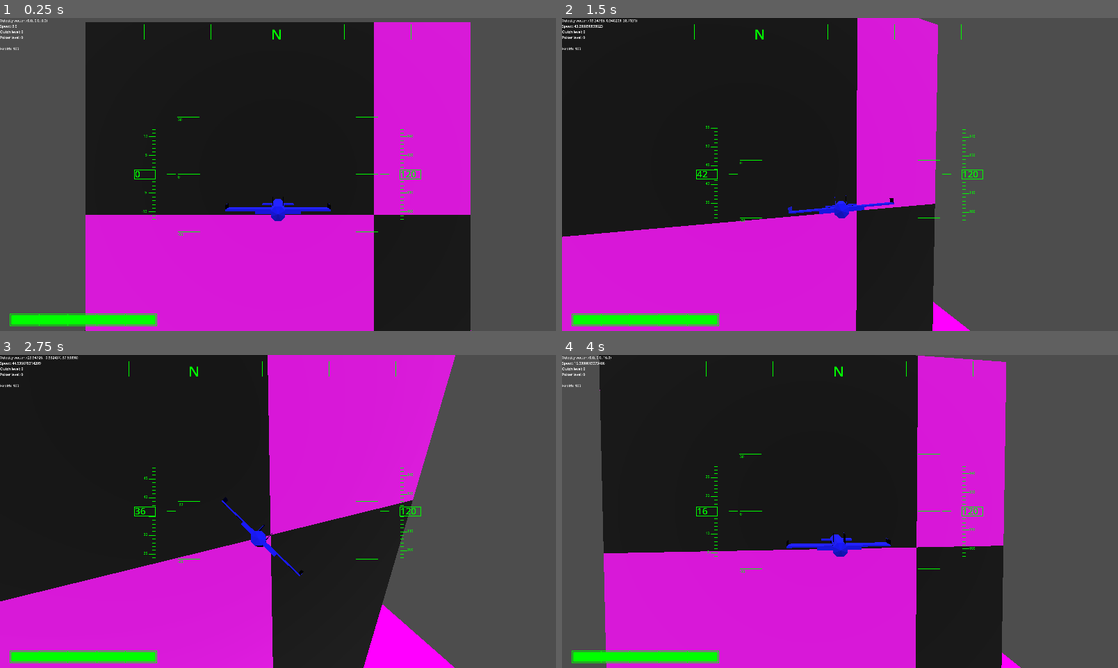
Above: before the commit, frames 1-4 (two rows, left to right).
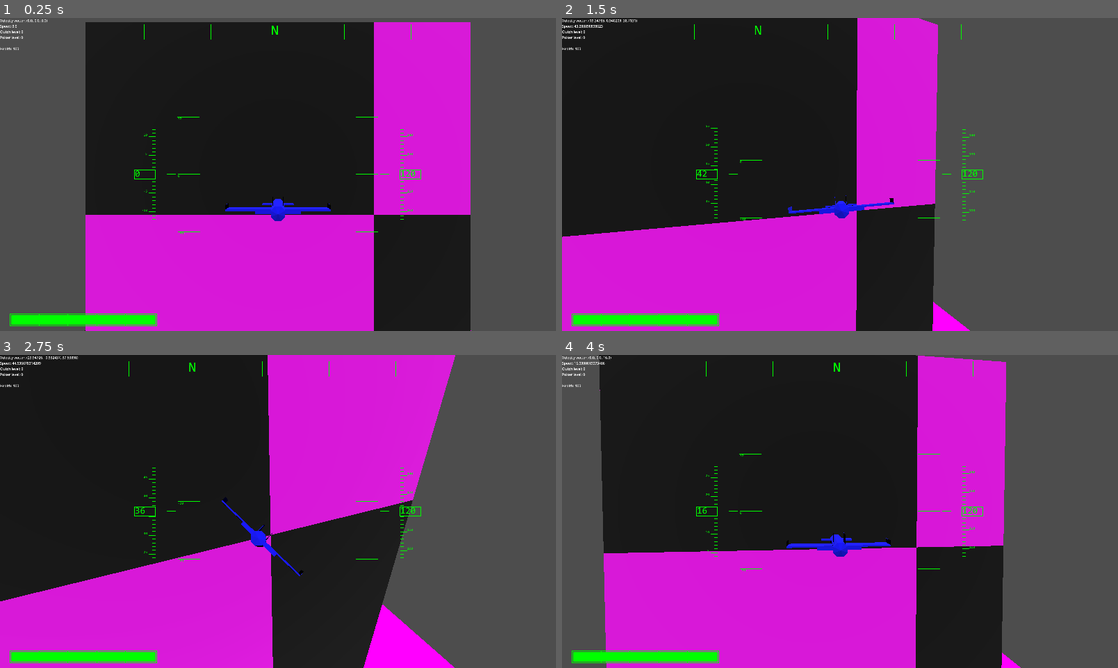
Above: after the commit, the same moments.

Repository: voidstarjms/shimmer
Game: Godot game, scene res://main.tscn
The game is run twice, just before and just after one commit, with the same random seed, the same clock (stepped at 60 frames per second) and the same inputs.
Inputs:
- Up to frame 1 (0.25 s): no input
- Up to frame 2 (1.5 s): tap Enter at 0.5 s; hold E (strafe_right) 0.53-1.28 s; tap Space (dash) at 0.6 s; hold I (pitch_down) from 1.28 s (still down); tap A (roll_ccw) at 1.35 s
- Up to frame 3 (2.75 s): release I (pitch_down) at 2.03 s; hold E (strafe_right) from 2.03 s (still down); hold D (roll_cw) from 2.03 s (still down)
- Up to frame 4 (4 s): release E (strafe_right) at 2.78 s; release D (roll_cw) at 2.78 s; hold K (pitch_up) 2.78-3.53 s; tap Shift at 2.85 s; hold Q (strafe_left) from 3.53 s (still down); tap Space (dash) at 3.6 s

The runs differ from the first frame. In frame 1, 0.1% of the frame differs, in the area x 24-75%, y 2-70%; in frame 2, 0.2%, in the area x 24-75%, y 2-66%; in frame 3, 0.2%; in frame 4, 0.2%.

Commit message:
nit changed GUI font to Consolas

Diff:
--- a/gui.gd
+++ b/gui.gd
@@ -59,16 +59,16 @@
 
 		# Initialize pitch marker text
 		label_list = Array()
+		var font = load("res://CONSOLA.TTF")
 		for i in rung_count:
 			var label = Label.new()
 			label.text = str(90 - i * 180 / (rung_count - 1))
+			label.add_theme_font_override("font", font)
 			label.set("theme_override_colors/font_color", color)
 			label_list.append(label)
 			self.add_child(label)
-			# Singleton to initialize base label and font size
-			if i == 0:
-				base_label_size = view_rect.size
-				base_font_size = label.get_theme_font_size("font_size", label.get_class())
+		base_label_size = view_rect.size
+		base_font_size = label_list[0].get_theme_font_size("font_size")
 
 	func construct_ladder_array(view_rect : Rect2, raw_fwd : Vector3):
 		var wx = view_rect.size.x
@@ -123,6 +123,7 @@
 		base_font_size = 1
 
 		label_list = Array()
+		var font = load("res://CONSOLA.TTF")
 		for i in 4:
 			var label = Label.new()
 			label.text = compass_rose[i]
@@ -130,12 +131,12 @@
 			label.horizontal_alignment = HORIZONTAL_ALIGNMENT_LEFT
 			label.vertical_alignment = VERTICAL_ALIGNMENT_TOP
 			label.size = Vector2(base_fnt_sz, 1.5 * base_fnt_sz)
-			if i == 0:
-				base_label_size = label.size
+			label.add_theme_font_override("font", font)
 			label.add_theme_font_size_override("font_size", base_font_size)
 			label.set("theme_override_colors/font_color", color)
 			label_list.append(label)
 			add_child(label)
+		base_label_size = label_list[0].size
 
 	func construct(fwd_vec : Vector3, view_rect : Rect2):
 		var wx = view_rect.size.x
@@ -194,13 +195,20 @@
 		var minor_tick_count = int(1.0 / minor_tick_gap)
 		var major_tick_count = int(minor_tick_count / major_tick_freq)
 		label_list = Array()
+		var font = load("res://CONSOLA.TTF")
 		for i in major_tick_count + 1:
 			var label : Label = Label.new()
+			label.add_theme_font_override("font", font)
 			label.add_theme_color_override("font_color", color)
 			label_list.append(label)
 			add_child(label)
 		base_label_size = view_rect.size
 		base_font_size = label_list[0].get_theme_font_size("font_size")
+		## TESTING
+		var font_id : RID = label_list[0].get_theme_font("font").get_rid()
+		var ts = TextServerManager.get_primary_interface()
+		var glyph_ix = ts.font_get_glyph_index(font_id, base_font_size, "0".unicode_at(0), 0)
+		print(ts.font_get_glyph_size(font_id, Vector2i(base_font_size, base_font_size), glyph_ix))
 
 		# Default value box params
 		init_display_gap()
@@ -306,9 +314,10 @@
 		var pos_absolute = Vector2(wx * pos.x, wy * pos.y)
 		var sz_absolute = Vector2(wx * sz.x, wy * sz.y)
 		var label = Label.new()
+		label.add_theme_font_override("font", load("res://CONSOLA.TTF"))
 		label.add_theme_color_override("font_color", label_color)
 		label.add_theme_font_size_override("font_size", int(sz.y * wy))
-		label.position = pos_absolute - Vector2(0, sz_absolute.y / 4)
+		label.position = pos_absolute
 		label.text = "0"
 		base_label_size = view_rect.size
 		base_font_size = label.get_theme_font_size("font_size")
@@ -320,7 +329,7 @@
 		var wy = view_rect.size.y
 		var pos_absolute = Vector2(wx * pos.x, wy * pos.y)
 		var sz_absolute = Vector2(wx * sz.x, wy * sz.y)
-		label_list[0].position = pos_absolute - Vector2(0, sz_absolute.y / 4)
+		label_list[0].position = pos_absolute
 		return Rect2(Vector2(pos.x * wx, pos.y * wy), Vector2(sz.x * wx, sz.y * wy))
 
 	func set_value(val : int):
Binary file added: CONSOLA.TTF
Not shown, added: CONSOLA.TTF.import
Not shown, changed: export_presets.cfg
